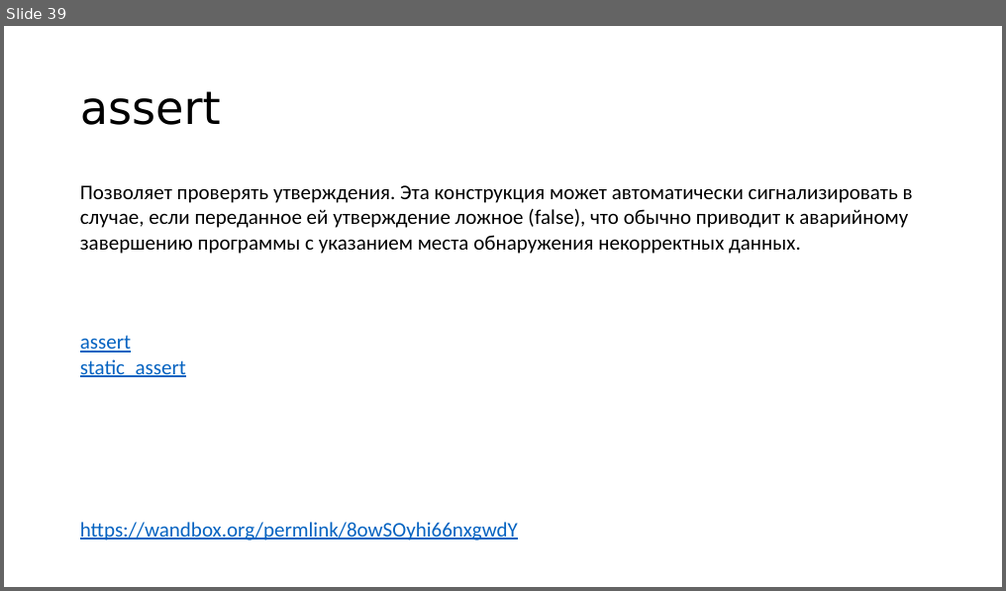
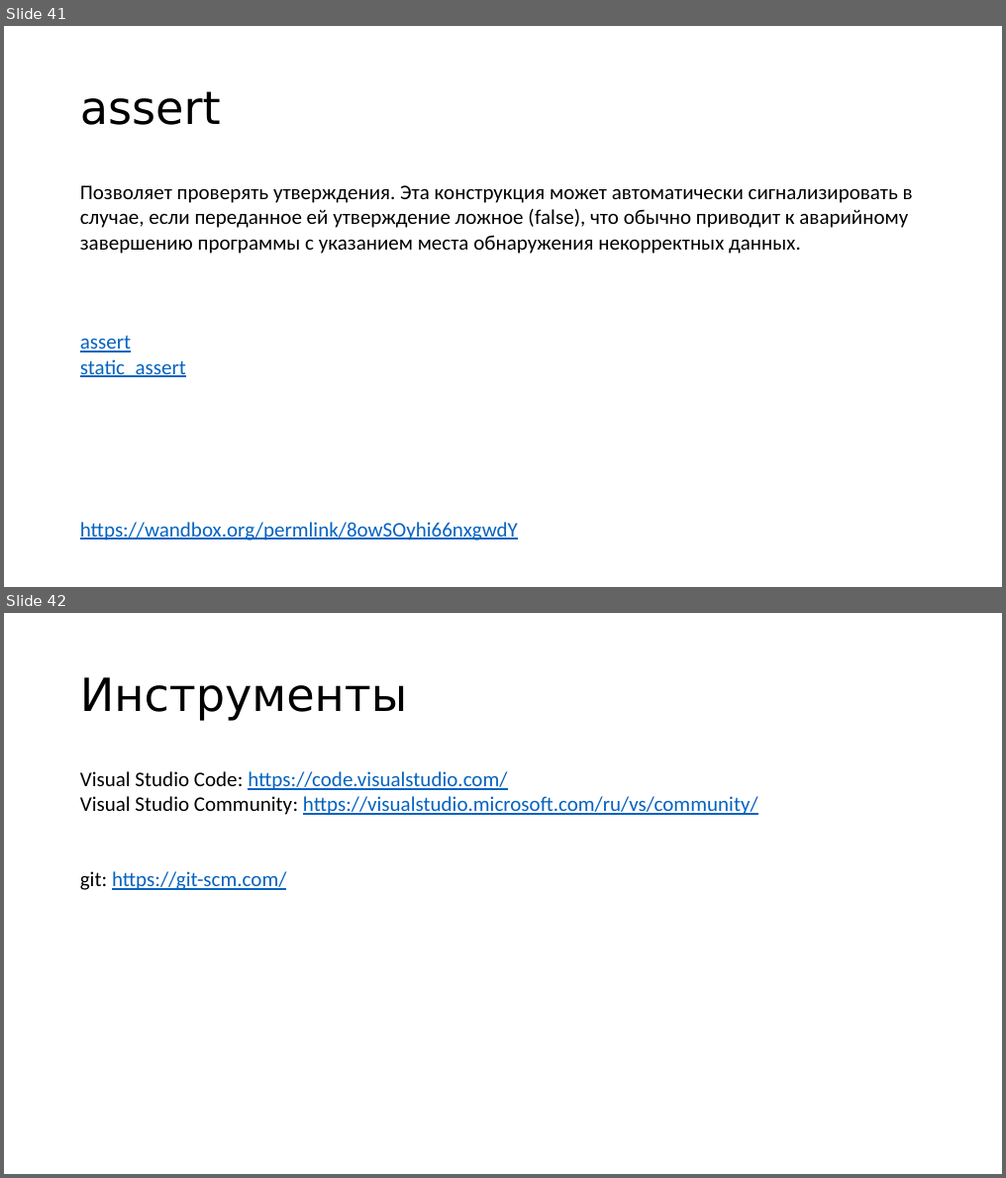
Before and after one commit to VladimirChabanov/alg_and_prog_2year, a slide deck: 01_lectures/lecture_01/presentation.pptx. Shown one above the other, each under a label of ours: slide 39 before the commit, slides 41 and 42 after it. The pictures are 1006x591 and 1006x1178 pixels, drawn with LibreOffice and Linux fonts; fonts in the diff are those of the drawing. Boxes give left, top, right and bottom in pixels: in the first picture for what was removed or moved away, otherwise in the second. Text is boxed around its words. In the diff, an @@ line names an element or a change of style, - is before the commit and + after.

```diff
--- a/01_lectures/lecture_01/presentation.pptx
+++ b/01_lectures/lecture_01/presentation.pptx
@@ slide 42 added at (x1=4, y1=613, x2=1002, y2=1174), background #FFFFFF @@
@@ title added at (x1=80, y1=677, x2=407, y2=721), 44 pt, text #000000 @@
+Инструменты
@@ text added at (x1=80, y1=771, x2=758, y2=890), 20 pt, text #0563C1, underline @@
+Visual Studio Code: https://code.visualstudio.com/
+Visual Studio Community: https://visualstudio.microsoft.com/ru/vs/community/
+git: https://git-scm.com/
@@ what was slide 39 is now slide 41 @@
```
Also in this commit, not shown: 6 slides changed, 2 other slides added.
